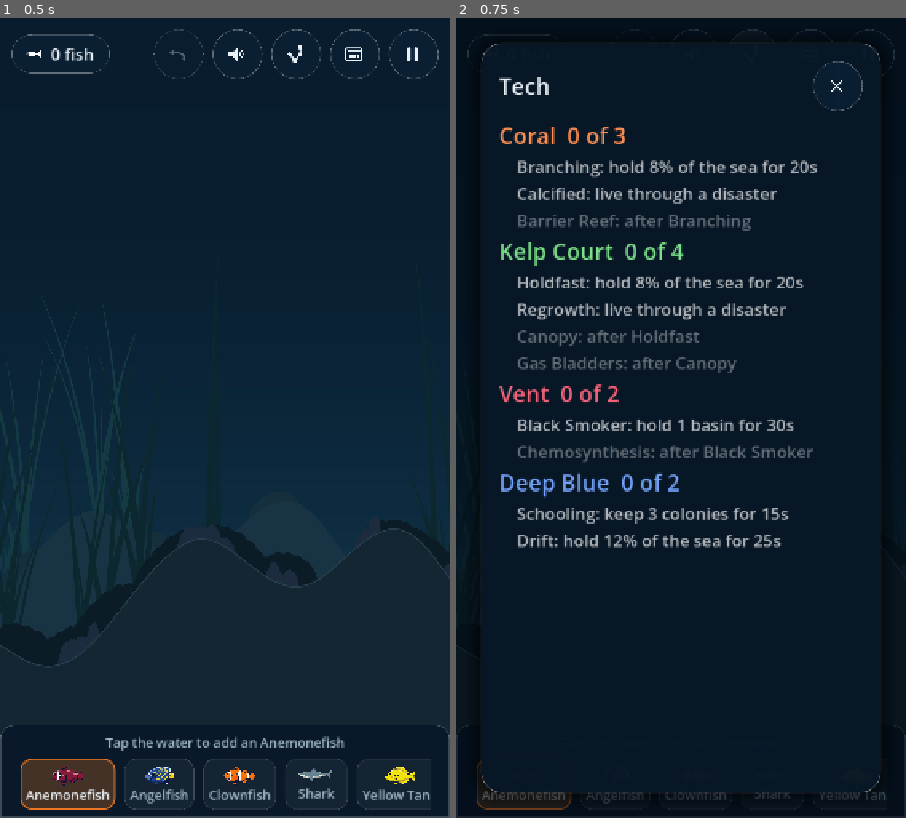
Above: before the commit, frames 1-2 (left to right).
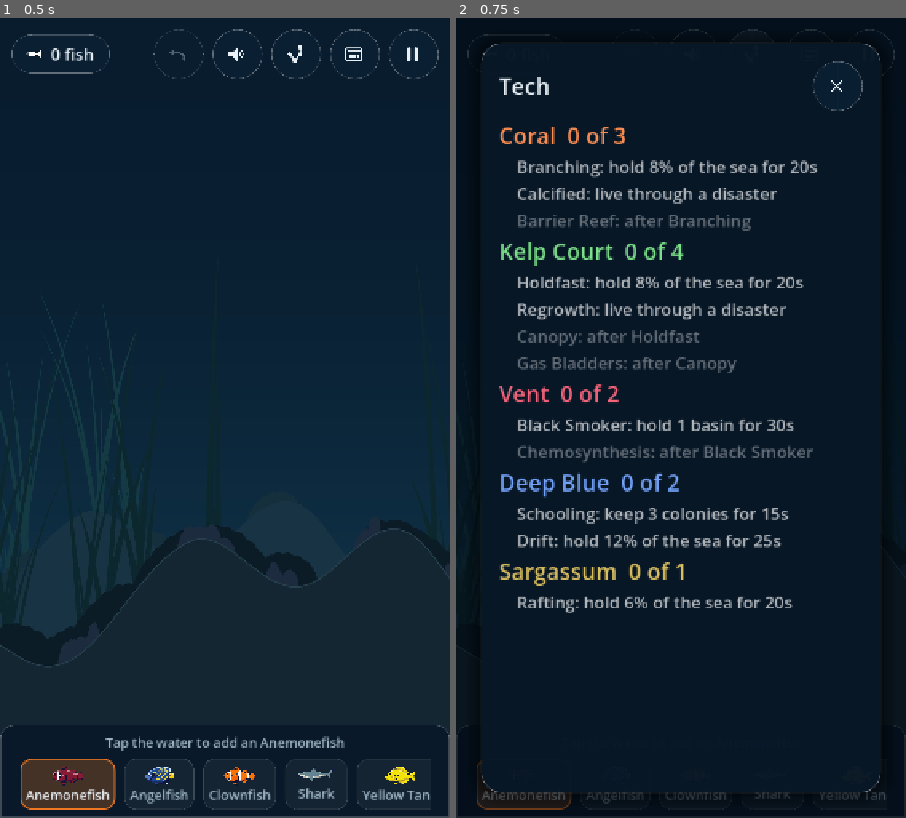
Above: after the commit, the same moments.

Repository: dfoster42/aquariam_v2
Game: Godot game, scene res://scenes/main.tscn
Two runs of this game, one before a commit and one after it. Both use one fixed random seed, a clock stepped at 60 frames per second and the inputs below.
Inputs (mouse positions are in pixels of both pictures, inside the frame that each line leads up to):
- Up to frame 1 (0.5 s): no input
- Up to frame 2 (0.75 s): click (753, 58) at 0.5 s

Frame 1 is identical in both runs. In frame 2, 0.9% of the frame differs, in the area x 9-75%, y 68-75%.

Commit message:
Ascent: thriving kelp rises into Sargassum; fix spreading that never worked
Ascent. The descent reaches down when a lineage is losing; the ascent is its
opposite in cause. Kelp Court's Gas Bladders trait lets a colony holding its
ground release Sargassum -- floating seaweed mats -- into the open water above it.
Sargassum is pelagic, not placeable, has a trait of its own, and a rise is refused
where it already holds that stretch of water. The feed announces it. tech_test
checks it is gated by the trait, refused while losing, lands in its band above
its reef and does not stack; each guard was removed to confirm the test fails.

Sargassum was first placed at 7% of map height, which at the widest zoom is under
the top bar, the standings and the feed; it sits at 19% now.

Spreading. For three PRs the shelf and pelagic factions could not spread at all:
a daughter was aimed at one point 2.3 extents out, which for a wide faction is
~1,500 units on a 3,240-unit map, and nearly every attempt was refused -- 0/31
coral, 0/24 kelp, 0/58 shoal in one run. Coral sitting at exactly its two seeds in
every balance run was the only sign, and was read as coral being weak.

Daughters now search both sides from 1.2 to 2.3 extents for the nearest legal
ground held by nobody. Allowing their own ground was tried first and split it:
colonies at 18-28% of capacity and the map at the 40-colony cap. colony_test now
requires every placeable faction to grow past its seeds on a crowded seeded map,
and fails for coral, kelp and the shoal against the old aim.

Sargassum was nearly unreachable (3/16, then 2/12): Gas Bladders now wants three
colonies, Canopy 12% rather than 18%, rising 0.55 pressure. It appears in 7/12.
Not balanced yet and documented as such: coral 22.5% and the shoal 20.5% lead,
vent 12.1% and kelp 12.3% trail (kelp's lineage holds 16.3%).

Co-Authored-By: Claude Opus 5.5 <noreply@anthropic.com>

Diff:
--- a/resources/factions/kelp_court.tres
+++ b/resources/factions/kelp_court.tres
@@ -8,6 +8,7 @@
 [ext_resource type="Resource" path="res://resources/tech/kelp_regrowth.tres" id="t_1"]
 [ext_resource type="Resource" path="res://resources/tech/kelp_canopy.tres" id="t_2"]
 [ext_resource type="Resource" path="res://resources/tech/kelp_bladders.tres" id="t_3"]
+[ext_resource type="Resource" path="res://resources/factions/sargassum.tres" id="4_rise"]
 
 [resource]
 script = ExtResource("1_faction")
@@ -29,3 +30,5 @@
 spread_at = 0.6
 spread_cost = 14.0
 tech = Array[ExtResource("t_script")]([ExtResource("t_0"), ExtResource("t_1"), ExtResource("t_2"), ExtResource("t_3")])
+ascends_to = ExtResource("4_rise")
+ascend_at = 0.55
--- /dev/null
+++ b/resources/factions/sargassum.tres
@@ -0,0 +1,25 @@
+[gd_resource type="Resource" script_class="Faction" load_steps=5 format=3]
+
+[ext_resource type="Script" path="res://scripts/faction.gd" id="1_faction"]
+[ext_resource type="Resource" path="res://resources/species/yellowtang.tres" id="2_species"]
+[ext_resource type="Script" path="res://scripts/faction_trait.gd" id="t_script"]
+[ext_resource type="Resource" path="res://resources/tech/sargassum_rafting.tres" id="t_0"]
+
+[resource]
+script = ExtResource("1_faction")
+display_name = "Sargassum"
+color = Color(0.82, 0.68, 0.22, 1)
+species = ExtResource("2_species")
+claim = 1
+placeable = false
+altitude = 0.19
+band_thickness = 200.0
+band_spread = 2.4
+decay_unsupported = 2.0
+capacity = 110.0
+growth_rate = 0.05
+biomass_per_fish = 26.0
+spread_interval = 15.0
+spread_at = 0.5
+spread_cost = 12.0
+tech = Array[ExtResource("t_script")]([ExtResource("t_0")])
--- a/resources/tech/kelp_bladders.tres
+++ b/resources/tech/kelp_bladders.tres
@@ -6,9 +6,10 @@
 [resource]
 script = ExtResource("1_trait")
 display_name = "Gas Bladders"
-description = "grows faster"
+description = "floats: thriving kelp can rise into open water"
 requires = ExtResource("2_req")
 condition = 1
-threshold = 4.0
+threshold = 3.0
 hold_for = 15.0
 growth_mul = 1.15
+enables_ascent = true
--- a/resources/tech/kelp_canopy.tres
+++ b/resources/tech/kelp_canopy.tres
@@ -9,6 +9,6 @@
 description = "columns climb toward the light"
 requires = ExtResource("2_req")
 condition = 0
-threshold = 0.18
+threshold = 0.12
 hold_for = 30.0
 reach_mul = 1.2
--- /dev/null
+++ b/resources/tech/sargassum_rafting.tres
@@ -0,0 +1,13 @@
+[gd_resource type="Resource" script_class="FactionTrait" load_steps=2 format=3]
+
+[ext_resource type="Script" path="res://scripts/faction_trait.gd" id="1_trait"]
+
+[resource]
+script = ExtResource("1_trait")
+display_name = "Rafting"
+description = "drifts farther from the reefs that feed it"
+condition = 0
+threshold = 0.06
+hold_for = 20.0
+decay_mul = 0.5
+band_thickness_mul = 1.2
--- a/scenes/aquarium.tscn
+++ b/scenes/aquarium.tscn
@@ -16,12 +16,13 @@
 [ext_resource type="Resource" path="res://resources/factions/kelp_court.tres" id="11_kelp"]
 [ext_resource type="Resource" path="res://resources/factions/deepblue.tres" id="12_deep"]
 [ext_resource type="Resource" path="res://resources/factions/vent.tres" id="13_vent"]
+[ext_resource type="Resource" path="res://resources/factions/sargassum.tres" id="14_sarg"]
 
 [node name="Aquarium" type="Node2D" unique_id=562826831]
 script = ExtResource("1_aquarium")
 available_species = Array[ExtResource("2_5dg5m")]([ExtResource("3_71x8f"), ExtResource("4_odjgq"), ExtResource("5_roldy"), ExtResource("6_8dbdb"), ExtResource("5_6g8si")])
 available_decor = Array[ExtResource("6_6g8si")]([ExtResource("7_g8q5e"), ExtResource("8_roldy")])
-available_factions = Array[ExtResource("9_fact")]([ExtResource("10_coral"), ExtResource("11_kelp"), ExtResource("13_vent"), ExtResource("12_deep")])
+available_factions = Array[ExtResource("9_fact")]([ExtResource("10_coral"), ExtResource("11_kelp"), ExtResource("13_vent"), ExtResource("12_deep"), ExtResource("14_sarg")])
 
 [node name="Background" type="Sprite2D" parent="." unique_id=709158858]
 texture = ExtResource("2_background")
--- a/scripts/aquarium.gd
+++ b/scripts/aquarium.gd
@@ -25,6 +25,8 @@
 signal faction_evolved(faction: Faction, trait_: FactionTrait)
 ## A beaten lineage reached down and founded `to` on deeper ground.
 signal faction_descended(from: Faction, to: Faction)
+## A thriving lineage released `to` into the open water above it.
+signal faction_ascended(from: Faction, to: Faction)
 ## A faction's last colony died.
 signal faction_extinct(faction: Faction)
 ## Fires when the undo button should enable or disable.
@@ -56,6 +58,10 @@
 const STRIKE_RADIUS: float = 360.0
 ## How many points across a pelagic colony's width are tested for benthic support.
 const SUPPORT_SAMPLES: int = 5
+## How far from its parent a daughter is founded, in the parent's extents. Close enough
+## to join the parent's ground, far enough not to be founded inside it.
+const SPREAD_MIN_GAP: float = 1.2
+const SPREAD_MAX_GAP: float = 2.3
 ## How much deeper the ground has to be before it counts as a descent, in world units.
 ## Without a floor on it, a colony "descends" onto the gentle dip next door forever.
 const DESCENT_DROP: float = 90.0
@@ -438,6 +444,7 @@
 	colony.released.connect(_on_colony_released)
 	colony.spreading.connect(_on_colony_spreading)
 	colony.descending.connect(_on_colony_descending)
+	colony.ascending.connect(_on_colony_ascending)
 	colony.died.connect(_on_colony_died)
 	colony_layer.add_child(colony)
 	_colonies.append(colony)
@@ -581,31 +588,57 @@
 func _on_colony_spreading(parent: Colony, position: Vector2) -> void:
 	if _colonies.size() >= MAX_COLONIES or _territory == null:
 		return
-	var margin := Colony.BASE_RADIUS
-	if position.x < _bounds.position.x + margin or position.x > _bounds.end.x - margin:
-		return
-	# Re-seated on the floor: a daughter is placed by horizontal offset and the ground
-	# under that offset is wherever the curve says, not wherever the parent happened to
-	# sit. Without this a chain of daughters walks off the terrain in a straight line.
-	position = Vector2(position.x, _seabed.height_at(position.x))
-	# Sampled a cell ABOVE the floor, not at it. The cell containing the floor is masked
-	# as rock and can never be owned, so asking who holds the exact floor height always
-	# answered "nobody" and the guard let daughters land on a rival's held ground.
-	var holder := _territory.owner_at(
-		Vector2(position.x, position.y - _territory.cell_size()))
-	if holder != null and holder.faction != parent.faction:
-		return
-	# Checked before charging. plant_colony refuses ground the faction cannot occupy —
-	# a basin, for a shelf faction — and the parent had already paid by then, so a
-	# colony budding toward a basin quietly burned biomass and got nothing for it.
-	if not can_found(parent.faction, position.x):
+	var x := _spread_ground(parent, signf(position.x - parent.global_position.x))
+	if x < 0.0:
 		return
 	var stake := parent.pay_to_spread()
 	if stake <= 0.0:
 		return
-	if plant_colony(parent.faction, position, stake) == null:
+	if plant_colony(parent.faction, Vector2(x, 0.0), stake) == null:
 		# Nothing was founded, so nothing should have been spent.
 		parent.biomass += stake
+
+## Where a daughter of `parent` can go: the nearest legal ground between SPREAD_MIN_GAP and
+## SPREAD_MAX_GAP of its extents away, on the side it asked for first and then the other.
+## Negative when there is nowhere.
+##
+## Searched rather than bet on. A daughter used to be aimed at one point, SPREAD_MAX_GAP
+## extents out, in one random direction — and a wide faction's extent is wide: a coral
+## able to spread aimed ~1,500 units away on a 3,240-unit map. Nearly every attempt landed
+## out of bounds, in a basin, or on a rival's ground, and was refused. Measured over one
+## seven-minute run: coral 0 of 31 attempts, kelp 0 of 24, the pelagic shoal 0 of 58.
+## Only the narrow vent could spread at all.
+func _spread_ground(parent: Colony, preferred: float) -> float:
+	var reach := parent.extent().x
+	var side := preferred if preferred != 0.0 else (1.0 if randf() < 0.5 else -1.0)
+	var steps := int((SPREAD_MAX_GAP - SPREAD_MIN_GAP) / 0.1) + 1
+	for direction: float in [side, -side]:
+		for i in steps:
+			var x := parent.global_position.x \
+				+ direction * reach * (SPREAD_MIN_GAP + 0.1 * float(i))
+			if x < _bounds.position.x + Colony.BASE_RADIUS \
+					or x > _bounds.end.x - Colony.BASE_RADIUS:
+				break
+			# Checked before charging: plant_colony refuses ground the faction cannot
+			# occupy, and a parent that had already paid lost the biomass for nothing.
+			if not can_found(parent.faction, x):
+				continue
+			# Only onto water NOBODY holds — a rival's or its own. Spreading is claiming new
+			# ground. Allowed onto its own, a daughter was founded inside its faction's
+			# territory and the two split it: measured, colonies sat at 18-28% of capacity
+			# and the map filled to the colony cap, one shoal alone reaching twenty-two.
+			# Pelagic daughters were not checked at all, which is how it got there.
+			#
+			# Sampled a cell above the floor for a reef — the cell holding the floor is
+			# masked as rock, so asking about the floor itself always answered "nobody" —
+			# and at the band's own depth for a shoal.
+			var probe_y := _seabed.height_at(x) - _territory.cell_size()
+			if not parent.is_benthic():
+				probe_y = _bounds.position.y + _bounds.size.y * parent.faction.altitude
+			if _territory.owner_at(Vector2(x, probe_y)) != null:
+				continue
+			return x
+	return -1.0
 
 ## A colony is losing and wants to found its successor on deeper ground.
 ##
@@ -631,6 +664,29 @@
 	# `colony_founded` is not emitted here: plant_colony already owns that signal.
 	_mark_disaster(colony.global_position, colony.extent().x * 0.7, successor.color)
 	faction_descended.emit(parent.faction, successor)
+
+## A thriving colony releases its successor into the open water above it.
+##
+## Refused where the successor already holds that stretch of water: a kelp forest that
+## has learned to float should seed new rafts, not stack a second one on the first every
+## twenty seconds.
+func _on_colony_ascending(parent: Colony, successor: Faction) -> void:
+	if successor == null or _colonies.size() >= MAX_COLONIES:
+		return
+	var x := parent.global_position.x
+	for other in _colonies:
+		if other.faction == successor \
+				and absf(other.global_position.x - x) < other.extent().x:
+			return
+	var stake := parent.pay_to_ascend()
+	if stake <= 0.0:
+		return
+	var colony := plant_colony(successor, Vector2(x, 0.0), stake)
+	if colony == null:
+		parent.biomass += stake
+		return
+	_mark_disaster(colony.global_position, colony.extent().x * 0.5, successor.color)
+	faction_ascended.emit(parent.faction, successor)
 
 ## The nearest x that `successor` may be founded on and that is meaningfully deeper than
 ## `parent` stands. Negative when there is nowhere to go.
--- a/scripts/colony.gd
+++ b/scripts/colony.gd
@@ -19,6 +19,8 @@
 ## Asks the tank for deeper ground to put a successor faction on. Same division of
 ## labour: the colony knows it is losing, only the tank knows what ground exists.
 signal descending(colony: Colony, successor: Faction)
+## Asks the tank to release `successor` into the open water above this colony.
+signal ascending(colony: Colony, successor: Faction)
 signal died(colony: Colony)
 
 ## Below this a colony is rubble and is cleared. Not zero: a colony asymptotically
@@ -83,6 +85,7 @@
 var _fish_debt: float = 0.0
 var _spread_timer: float = 0.0
 var _descend_timer: float = 0.0
+var _ascend_timer: float = 0.0
 ## Biomass a disaster has taken but that has not yet drained away. Damage is a WOUND,
 ## not a subtraction — see `damage()`.
 var _draining: float = 0.0
@@ -164,6 +167,7 @@
 
 	_tick_spread(delta)
 	_tick_descent(delta)
+	_tick_ascent(delta)
 
 	if faction.species == null or faction.biomass_per_fish <= 0.0:
 		return
@@ -221,6 +225,33 @@
 	if biomass - faction.descend_cost < MIN_BIOMASS:
 		return
 	descending.emit(self, faction.descends_to)
+
+## Rises, once the faction has earned the trait that allows it and this colony is thriving.
+##
+## The opposite cause to the descent on purpose: a lineage reaches down when it is losing
+## and rises when it is winning, so the two ends of the water column are reached by
+## opposite fortunes.
+func _tick_ascent(delta: float) -> void:
+	if faction.ascends_to == null or faction.ascend_interval <= 0.0:
+		return
+	if progress == null or not progress.can_ascend:
+		return
+	_ascend_timer += delta
+	if _ascend_timer < faction.ascend_interval:
+		return
+	_ascend_timer = 0.0
+	if pressure < faction.ascend_at or biomass - faction.ascend_cost < MIN_BIOMASS:
+		return
+	ascending.emit(self, faction.ascends_to)
+
+## Pays for a rise. Returns what the risen colony should start with, or 0.
+func pay_to_ascend() -> float:
+	var cost := faction.ascend_cost
+	if _dead or cost <= 0.0 or biomass - cost < MIN_BIOMASS:
+		return 0.0
+	biomass -= cost
+	_apply_size()
+	return cost
 
 ## Pays for a descent. Returns what the deeper colony should start with, or 0.
 func pay_to_descend() -> float:
--- a/scripts/faction.gd
+++ b/scripts/faction.gd
@@ -125,6 +125,23 @@
 ## survives — a lineage reaches down, it does not migrate.
 @export_range(1.0, 200.0, 1.0) var descend_cost: float = 22.0
 
+@export_group("Ascent")
+## What this faction releases into open water when it rises. Null means it does not.
+##
+## The mirror of `descends_to`, and deliberately its opposite in cause: a lineage reaches
+## DOWN because it is losing, and rises because it is thriving. Gated by the tech tree —
+## nothing ascends until it has earned a trait that `enables_ascent`.
+@export var ascends_to: Faction
+
+## Pressure at or above which a colony may rise: only a colony holding its ground does.
+@export_range(0.0, 1.0, 0.05) var ascend_at: float = 0.7
+
+## Seconds between a colony's attempts to rise.
+@export_range(0.0, 300.0, 1.0) var ascend_interval: float = 20.0
+
+## Biomass the parent spends on it; the risen colony starts with it.
+@export_range(1.0, 200.0, 1.0) var ascend_cost: float = 18.0
+
 @export_group("Growth")
 ## Biomass a colony of this faction tends toward when nothing is pressing on it.
 @export_range(10.0, 1000.0, 5.0) var capacity: float = 130.0
--- a/scripts/faction_trait.gd
+++ b/scripts/faction_trait.gd
@@ -47,3 +47,6 @@
 @export var decay_mul: float = 1.0
 ## Fraction of any disaster's damage that is ignored. Adds across traits, capped.
 @export_range(0.0, 0.9, 0.05) var hardness: float = 0.0
+## Earning this lets the faction rise: a thriving colony releases the faction's
+## `ascends_to` into open water. The tech tree deciding when a new faction can appear.
+@export var enables_ascent: bool = false
--- a/scripts/systems/faction_progress.gd
+++ b/scripts/systems/faction_progress.gd
@@ -24,6 +24,8 @@
 var band_thickness_mul: float = 1.0
 var decay_mul: float = 1.0
 var hardness: float = 0.0
+## Whether an earned trait lets this faction release its `ascends_to`.
+var can_ascend: bool = false
 
 func _init(owner: Faction = null) -> void:
 	faction = owner
@@ -102,6 +104,7 @@
 	band_thickness_mul = 1.0
 	decay_mul = 1.0
 	hardness = 0.0
+	can_ascend = false
 	for t in unlocked:
 		capacity_mul *= t.capacity_mul
 		growth_mul *= t.growth_mul
@@ -111,6 +114,7 @@
 		band_thickness_mul *= t.band_thickness_mul
 		decay_mul *= t.decay_mul
 		hardness += t.hardness
+		can_ascend = can_ascend or t.enables_ascent
 	hardness = minf(hardness, MAX_HARDNESS)
 
 ## What a save keeps: the traits earned, and how long each open trait's condition has
--- a/scripts/ui.gd
+++ b/scripts/ui.gd
@@ -120,6 +120,7 @@
 	_aquarium.territory_changed.connect(_on_territory_changed)
 	_aquarium.faction_evolved.connect(_on_faction_evolved)
 	_aquarium.faction_descended.connect(_on_faction_descended)
+	_aquarium.faction_ascended.connect(_on_faction_ascended)
 	_aquarium.faction_extinct.connect(_on_faction_extinct)
 	_build_feed()
 	_build_tech_sheet()
@@ -551,6 +552,9 @@
 	announce("%s reached down into a basin: %s" % [from.display_name, to.display_name],
 		to.color)
 
+func _on_faction_ascended(from: Faction, to: Faction) -> void:
+	announce("%s rose into open water: %s" % [from.display_name, to.display_name], to.color)
+
 func _on_faction_extinct(faction: Faction) -> void:
 	announce("%s is gone" % faction.display_name, faction.color)
 
--- a/test/colony_test.gd
+++ b/test/colony_test.gd
@@ -45,6 +45,7 @@
 	_test_pelagic_needs_support()
 	_test_ravine_gating()
 	_test_descent()
+	_test_factions_actually_spread()
 	_test_earned_ground()
 	_test_water_denominator()
 	_test_age_round_trip()
@@ -411,8 +412,12 @@
 
 	# Daughters walk along the terrain rather than off it.
 	_advance(tank, 200.0)
+	# Benthic ones only. A pelagic colony belongs in its band — and kelp left alone this
+	# long earns Gas Bladders and releases Sargassum, which floats by design.
 	var airborne := 0
 	for colony in tank.colonies():
+		if not colony.is_benthic():
+			continue
 		if absf(colony.global_position.y - seabed.height_at(colony.global_position.x)) > 1.0:
 			airborne += 1
 	_check(airborne == 0, "%d colonies are not seated on the floor after spreading" % airborne)
@@ -771,3 +776,54 @@
 
 	tank.clear_colonies()
 	tank.queue_free()
+
+## Every faction the player can place must be able to grow beyond its seeds on a crowded map.
+##
+## Spreading was switched off for three PRs and nothing noticed. A daughter was aimed at one
+## point, 2.3 of the parent's extents away, and a wide faction's extent is wide — so on a map
+## with neighbours nearly every attempt was refused: 0 of 31 for coral, 0 of 24 for kelp,
+## 0 of 58 for the shoal in one seven-minute run. The only sign was coral sitting at exactly
+## the two colonies it was seeded with in every balance run.
+func _test_factions_actually_spread() -> void:
+	var tank := _tank()
+	if tank == null:
+		return
+	# The same crowded start tools/balance.gd uses: two seeds of everything placeable.
+	seed(13)
+	var seeded: Dictionary = {}
+	for f in tank.available_factions:
+		if not f.placeable:
+			continue
+		for n in 2:
+			for attempt in 400:
+				var x := randf_range(120.0, 3120.0)
+				if tank.can_found(f, x):
+					tank.plant_colony(f, Vector2(x, 400.0), 30.0)
+					seeded[f] = int(seeded.get(f, 0)) + 1
+					break
+	var landed_on_held := 0
+	_advance(tank, 180.0)
+
+	for f: Faction in seeded:
+		var n := 0
+		for colony in tank.colonies():
+			if colony.faction == f:
+				n += 1
+		_check(n > int(seeded[f]),
+			"%s never spread: %d colonies after three minutes, seeded with %d"
+				% [f.display_name, n, int(seeded[f])])
+
+	# And a daughter's ground is open water, never ground anyone — itself included —
+	# already holds, or colonies are founded inside their own territory and split it.
+	for colony in tank.colonies():
+		if not colony.is_benthic():
+			continue
+		var x := tank._spread_ground(colony, 1.0)
+		if x < 0.0:
+			continue
+		var floor_y := tank.seabed().height_at(x) - tank.territory().cell_size()
+		if tank.territory().owner_at(Vector2(x, floor_y)) != null:
+			landed_on_held += 1
+	_check(landed_on_held == 0, "%d spread targets were already held ground" % landed_on_held)
+	tank.clear_colonies()
+	tank.queue_free()
--- a/test/tech_test.gd
+++ b/test/tech_test.gd
@@ -21,6 +21,7 @@
 	_check_progress_only_save()
 	_check_clock_survives_a_save()
 	_check_hardness_is_capped()
+	_check_ascent()
 	if _failures.is_empty():
 		print("RESULT: PASS")
 	else:
@@ -273,3 +274,64 @@
 		"a clock at %d%% came back at %d%%" % [roundi(before * 100.0), roundi(after * 100.0)])
 	_done(back)
 	TankStore.clear()
+
+## The tech tree decides when a new faction can appear: kelp rises into Sargassum only
+## once it has earned Gas Bladders, and only while it is thriving — the opposite cause to
+## the descent, which is driven by losing.
+func _check_ascent() -> void:
+	var tank := _tank()
+	var kelp := _faction(tank, "Kelp Court")
+	var sargassum := _faction(tank, "Sargassum")
+	if kelp == null or sargassum == null:
+		return
+	_check(kelp.ascends_to == sargassum, "Kelp Court does not rise into Sargassum")
+	_check(not sargassum.placeable, "Sargassum is placeable; it is meant to be earned")
+	_check(sargassum.claim == Faction.Claim.PELAGIC, "Sargassum is not a free-floating faction")
+	var risen: Array = []
+	tank.faction_ascended.connect(func(from: Faction, to: Faction) -> void: risen.append([from, to]))
+
+	var parent := tank.plant_colony(kelp, Vector2(_ground_x(tank, kelp, 1500.0), 400.0), kelp.capacity)
+	var cycles := int(kelp.ascend_interval * 3.0 / STEP)
+
+	# Thriving, but without the trait: nothing rises.
+	for i in cycles:
+		parent.pressure = 1.0
+		parent._tick_ascent(STEP)
+	_check(_count(tank, sargassum) == 0, "kelp rose without having earned Gas Bladders")
+
+	var p := tank.progress_for(kelp)
+	for name in ["Holdfast", "Canopy", "Gas Bladders"]:
+		p.unlock(_trait(kelp, name))
+	_check(p.can_ascend, "earning Gas Bladders did not allow the kelp to rise")
+
+	# Earned, but losing: still nothing. Rising is for a lineage that is winning.
+	for i in cycles:
+		parent.pressure = 0.2
+		parent._tick_ascent(STEP)
+	_check(_count(tank, sargassum) == 0, "a kelp colony losing its ground rose anyway")
+
+	# Earned and thriving: Sargassum appears in its band, above the reef that released it.
+	for i in cycles:
+		parent.pressure = 1.0
+		parent._tick_ascent(STEP)
+	_check(_count(tank, sargassum) == 1,
+		"a thriving kelp with Gas Bladders produced %d Sargassum colonies, expected exactly 1"
+			% _count(tank, sargassum))
+	for colony in tank.colonies():
+		if colony.faction != sargassum:
+			continue
+		var band_y := tank.bounds().position.y + tank.bounds().size.y * sargassum.altitude
+		_check(absf(colony.global_position.y - band_y) < 1.0, "Sargassum was not placed in its band")
+		_check(absf(colony.global_position.x - parent.global_position.x) < 1.0,
+			"Sargassum did not rise above the reef that released it")
+		_check(not colony.sprite.visible, "Sargassum draws a rooted sprite in open water")
+	_check(risen.size() == 1 and risen[0][0] == kelp and risen[0][1] == sargassum,
+		"the rise emitted %d faction_ascended events" % risen.size())
+	_done(tank)
+
+func _count(tank: Aquarium, f: Faction) -> int:
+	var n := 0
+	for colony in tank.colonies():
+		if colony.faction == f:
+			n += 1
+	return n
Not shown: 1 places in resources/factions/kelp_court.tres that only renumber resources
